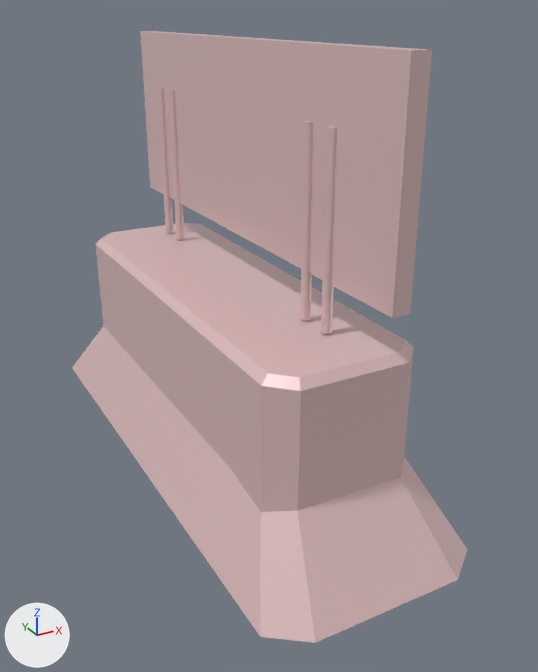
One commit to the FBX model Assets/Models/Props/Barrier_A.fbx: the scene before it, then after it.
Both versions are drawn from a 50 mm camera at (-1.69, -3.56, 2.42) aimed at (0.13, -0.26, 0.77). The axes (+X, +Y, +Z) are drawn at lower left. The lights are the same throughout. Where no turn or scale is listed for an object, it has been applied to the vertices.

Objects in the first picture: 'Barrier'.
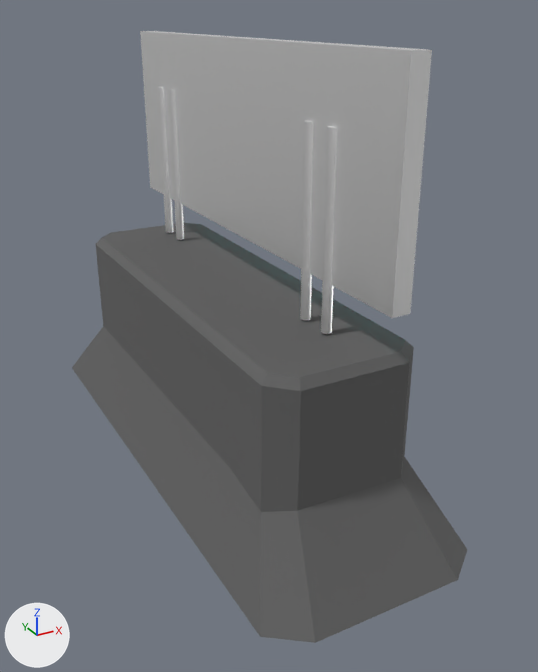
What the commit changed:
Material 'Track' (mat_track) is new.
Its base color is (0.122, 0.122, 0.122) (dark grey #626262).
Its roughness is 1.0.
Material 'Neon' (mat_neon) is new.
Its base color is (1.0, 1.0, 1.0) (white #ffffff).
Its roughness is 0.1.
Its emission color is (0.0, 1.0, 1.0) (cyan #00ffff).
Its emission strength is 1.0.
Material 'BaseMetal' (mat_basemetal) is new.
Its base color is (1.0, 1.0, 1.0) (white #ffffff).
Its metallic is 1.0.
Its roughness is 0.448.
me_mesh has 164 vertices, 188 faces and spans x -0.57..0.57, y -1.61..1.61, z 0.0..2.29.
me_mesh is used by ob_barrier; location (0.0, 0.0, 0.0).
me_mesh part 1: 133 of the faces centred in x 0.05..0.17, y -1.38..1.35, z 1.05..2.29 switch from mat_aistandardsurface1 (light grey #e2c1c1) to mat_basemetal (white #ffffff).
me_mesh part 2: all 54 faces centred in x -0.49..0.49, y -1.44..1.44, z 0.0..1.04 switch from mat_aistandardsurface1 (light grey #e2c1c1) to mat_track (dark grey #626262).
me_mesh now uses material mat_neon (white #ffffff).

Location of each change, [x1, y1, x2, y2] in pixels of the pictures (538 x 672 px):
part 1 of me_mesh, recoloured: [140, 31, 432, 334] in both
part 2 of me_mesh, recoloured: [72, 223, 467, 643] in both
